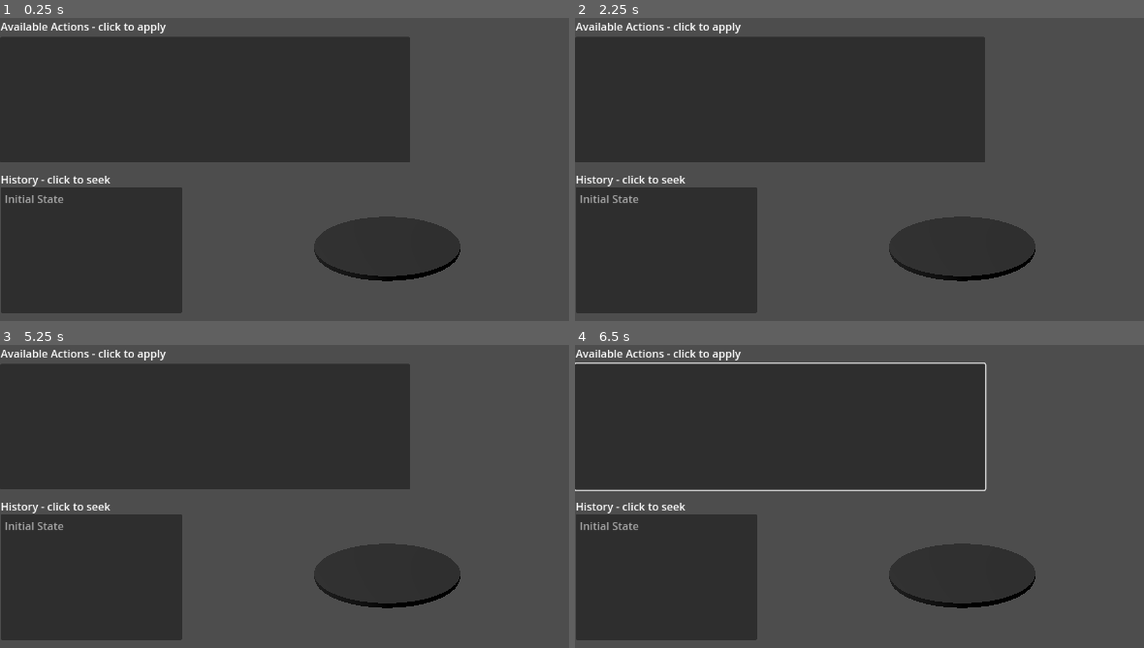
Above: before the commit, frames 1-4 (two rows, left to right).
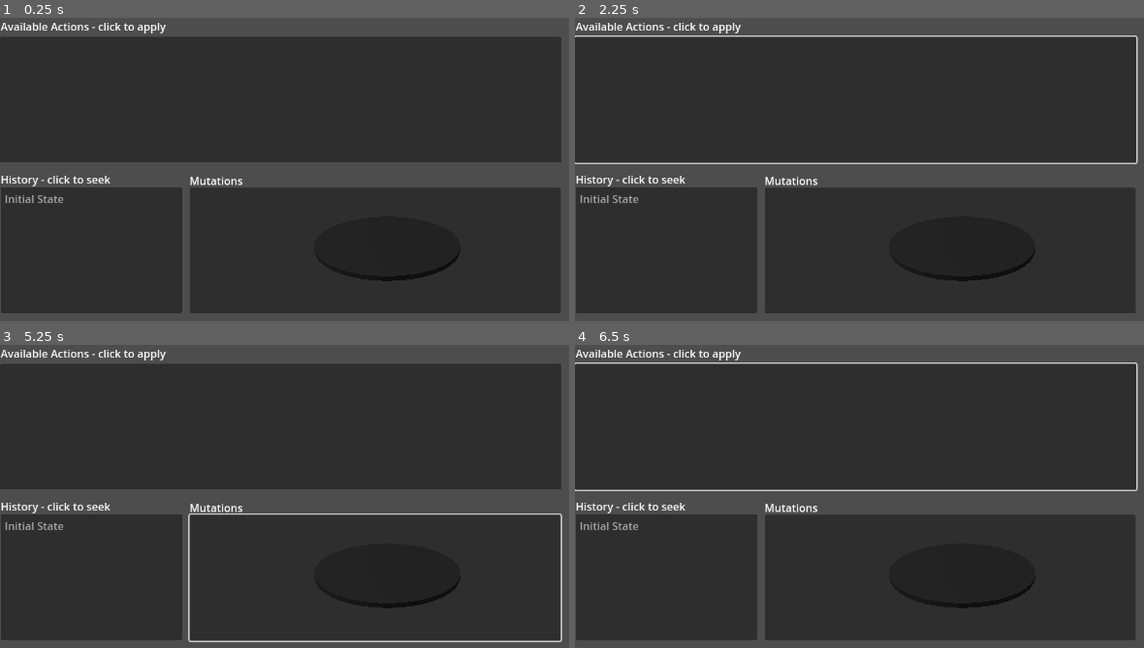
Above: after the commit, the same moments.

Repository: Shadetheartist/algomancer-godot
Game: Godot game, scene res://game.tscn
Same seed, same stepped clock (60 frames per second), same inputs: the game is played once before the commit and once after it.
Inputs (mouse positions are in pixels of both pictures, inside the frame that each line leads up to):
- Up to frame 1 (0.25 s): no input
- Up to frame 2 (2.25 s): tap Enter at 0.5, 1.25, 2 s; move the mouse to (1132, 214) at 0.52 s; click (1132, 214) at 0.67 s; move the mouse to (808, 257) at 1.27 s; click (808, 257) at 1.42 s; move the mouse to (1041, 139) at 2.02 s; click (1041, 139) at 2.17 s
- Up to frame 3 (5.25 s): tap Enter at 2.75, 3.5, 4.25 s; move the mouse to (outside the picture) at 2.77 s; click (outside the picture) at 2.92 s; move the mouse to (outside the picture) at 3.52 s; click (outside the picture) at 3.67 s; move the mouse to (153, 496) at 4.27 s; click (153, 496) at 4.42 s; move the mouse to (426, 563) at 5.02 s; click (426, 563) at 5.17 s
- Up to frame 4 (6.5 s): move the mouse to (848, 454) at 5.77 s; click (848, 454) at 5.92 s

The runs differ from the first frame. In frame 1, 34% of the frame differs, in the area x 33-99%, y 6-98%; in frame 2, 35%, in the area x 0-99%, y 5-98%; in frame 3, 34%; in frame 4, 34%.
Error before the commit: Unable to iterate on object of type 'Nil'. (res://state.gd:87)

Commit message:
updated for parity with algomancer

Diff:
--- a/deck.gd
+++ b/deck.gd
@@ -2,12 +2,12 @@
 
 
 func init(game_data, valid_actions, deck_data):
-	var num_cards = deck_data.Deck.cards.size()
+	var num_cards = deck_data.cards.size()
 	$Mesh.translate(Vector3(0, $Mesh.scale.y * num_cards, 0))
 
 	$Mesh.scale_object_local(Vector3(1, num_cards / 2, 1))
 	$NumCardsLabel.translate(Vector3(0, $Mesh.scale.y, 0))
-	$NumCardsLabel.text = str(deck_data.Deck.cards.size())
+	$NumCardsLabel.text = str(deck_data.cards.size())
 	pass
 
 # Called when the node enters the scene tree for the first time.
--- a/game.tscn
+++ b/game.tscn
@@ -30,7 +30,7 @@
 
 [node name="ActionsList" type="ItemList" parent="CanvasLayer"]
 offset_top = 28.0
-offset_right = 610.0
+offset_right = 835.0
 offset_bottom = 216.0
 mouse_force_pass_scroll_events = false
 
@@ -55,6 +55,22 @@
 offset_bottom = 27.0
 text = "Available Actions - click to apply"
 
+[node name="MutationsList" type="ItemList" parent="CanvasLayer"]
+offset_left = 282.0
+offset_top = 253.0
+offset_right = 834.0
+offset_bottom = 441.0
+mouse_force_pass_scroll_events = false
+allow_search = false
+auto_height = true
+
+[node name="Label3" type="Label" parent="CanvasLayer"]
+offset_left = 282.0
+offset_top = 231.0
+offset_right = 446.0
+offset_bottom = 257.0
+text = "Mutations"
+
 [node name="Regions" type="Node3D" parent="."]
 
 [connection signal="item_clicked" from="CanvasLayer/ActionsList" to="." method="_on_item_list_item_clicked"]
--- a/region/player/hand.gd
+++ b/region/player/hand.gd
@@ -5,9 +5,9 @@
 
 	# todo: figure out how to constrain the cards to the bounds rect, with squishing
 
-	var offset = Vector3(-hand_data.Hand.cards.size()*1.05/2 + 0.5,0,0)
+	var offset = Vector3(-hand_data.cards.size()*1.05/2 + 0.5,0,0)
 	var i = 0
-	for card_data in hand_data.Hand.cards:
+	for card_data in hand_data.cards:
 		var card_scene = load("res://card.tscn")
 		var instance = card_scene.instantiate()
 		instance.init(game_data, valid_actions, card_data)
--- a/region/step.gd
+++ b/region/step.gd
@@ -35,63 +35,47 @@
 
 func init(game_data, valid_actions, step_data):
 	off_all()
-	if step_data.has("PrecombatPhase"):
+	if step_data.phase == "PrecombatPhase":
 		$PrecombatPhase.get_active_material(0).albedo_color = Color(Color.YELLOW, 0.5)
-		if step_data.PrecombatPhase == "Untap":
+		if step_data.step == "Untap":
 			on($PrecombatPhase/UntapMarker)
-		elif step_data.PrecombatPhase == "Draw":
+		elif step_data.step == "Draw":
 			on($PrecombatPhase/DrawMarker)
-		elif step_data.PrecombatPhase == "Draft":
+		elif step_data.step == "Draft":
 			on($PrecombatPhase/DraftMarker)
-		elif step_data.PrecombatPhase == "PassPack":
+		elif step_data.step == "PassPack":
 			on($PrecombatPhase/PassPackMarker)
-		elif step_data.PrecombatPhase == "ITMana":
-			on($PrecombatPhase/ITManaMarker)
-		elif step_data.PrecombatPhase == "NITMana":
-			on($PrecombatPhase/NITManaMarker)
+		elif step_data.step == "Mana":
+			if step_data.team == "IT":
+				on($PrecombatPhase/ITManaMarker)
+			else:
+				on($PrecombatPhase/NITManaMarker)
 
-	elif step_data.has("CombatPhaseA"):
-		$CombatPhase.get_active_material(0).albedo_color = Color(Color.YELLOW, 0.5)
-		if step_data.CombatPhaseA == "ITPrepareFormation":
-			on($CombatPhase/Attack)
-		elif step_data.CombatPhaseA == "ITAttack":
-			on($CombatPhase/Attack)
-		elif step_data.CombatPhaseA == "AfterITAttackPriorityWindow":
-			on($CombatPhase/AfterAttackPriorityWindow/Rotate/Cube)
-		elif step_data.CombatPhaseA == "NITBlock":
-			on($CombatPhase/Block)
-		elif step_data.CombatPhaseA == "AfterNITBlockPriorityWindow":
-			on($CombatPhase/AfterBlockPriorityWindow/Rotate/Cube)
-		elif step_data.CombatPhaseA == "Damage":
-			on($CombatPhase/Damage)
-		elif step_data.CombatPhaseA == "AfterCombatPriorityWindow":
-			on($CombatPhase/AfterCombatPriorityWindow/Rotate/Cube)
+	elif step_data.phase == "CombatPhaseA" || step_data.phase == "CombatPhaseB":
+		var entity = $CombatPhase if step_data.phase == "CombatPhaseA" else $CombatPhase2
+		entity.get_active_material(0).albedo_color = Color(Color.YELLOW, 0.5)
+		if step_data.step == "Attack":
+			on(entity.find_child("Attack"))
+		elif step_data.step == "AfterAttackPriorityWindow":
+			on(entity.find_child("AfterAttackPriorityWindow/Rotate/Cube"))
+		elif step_data.step == "Block":
+			on(entity.find_child("Block"))
+		elif step_data.step == "AfterBlockPriorityWindow":
+			on(entity.find_child("AfterBlockPriorityWindow/Rotate/Cube"))
+		elif step_data.step == "Damage":
+			on(entity.find_child("Damage"))
+		elif step_data.step == "AfterCombatPriorityWindow":
+			on(entity.find_child("AfterCombatPriorityWindow/Rotate/Cube"))
 
-	elif step_data.has("CombatPhaseB"):
-		$CombatPhase2.get_active_material(0).albedo_color = Color(Color.YELLOW, 0.5)
-		if step_data.CombatPhaseB == "NITPrepareFormation":
-			on($CombatPhase2/Attack)
-		elif step_data.CombatPhaseB == "NITAttack":
-			on($CombatPhase2/Attack)
-		elif step_data.CombatPhaseB == "AfterNITAttackPriorityWindow":
-			on($CombatPhase2/AfterAttackPriorityWindow/Rotate/Cube)
-		elif step_data.CombatPhaseB == "ITBlock":
-			on($CombatPhase2/Block)
-		elif step_data.CombatPhaseB == "AfterITBlockPriorityWindow":
-			on($CombatPhase2/AfterBlockPriorityWindow/Rotate/Cube)
-		elif step_data.CombatPhaseB == "Damage":
-			on($CombatPhase2/Damage)
-		elif step_data.CombatPhaseB == "AfterCombatPriorityWindow":
-			on($CombatPhase2/AfterCombatPriorityWindow/Rotate/Cube)
-
-	elif step_data.has("MainPhase"):
+	elif step_data.phase == "MainPhase":
 		$MainPhase.get_active_material(0).albedo_color = Color(Color.YELLOW, 0.5)
-		if step_data.MainPhase == "Regroup":
+		if step_data.step == "Regroup":
 			on($MainPhase/Regroup)
-		elif step_data.MainPhase == "ITMain":
-			on($MainPhase/ITMain)
-		elif step_data.MainPhase == "NITMain":
-			on($MainPhase/NITMain)
+		elif step_data.step == "Main":
+			if step_data.team == "IT":
+				on($MainPhase/ITMain)
+			else:
+				on($MainPhase/NITMain)
 
 	print(step_data)
 	pass
--- a/state.gd
+++ b/state.gd
@@ -14,10 +14,10 @@
 
 func new_game():
 	var output = []
-	OS.execute(algomancer_cli_path, ['new', 'live_draft', '-f', 'wood', '-f', 'fire', '1v1'], output )
+	OS.execute(algomancer_cli_path, ['new', 'live_draft', '-f', 'wood', '-f', 'fire', '1v1'], output)
 
 	var data = JSON.parse_string(output[0])
-	history_add(data, null)
+	history_add(data, null, null)
 
 	return data
 
@@ -25,27 +25,40 @@
 	var input = JSON.stringify(game_data).replace('"', '\\"')
 	var output = []
 	OS.execute(algomancer_cli_path, ['action', 'ls', input], output)
-	return JSON.parse_string(output[0])
+	var result = JSON.parse_string(output[0])
+
+	return result
 
 func apply_action(action):
 	var input_state = JSON.stringify(game_data).replace('"', '\\"')
 	var input_action = JSON.stringify(action).replace('"', '\\"')
 	var output = []
-	OS.execute(algomancer_cli_path, ['action', 'apply', input_state, input_action], output)
+	OS.execute(algomancer_cli_path, ['action', 'apply', '-m', input_state, input_action], output)
 
 	var data = JSON.parse_string(output[0])
-	history_add(data, action)
+	var mutations = data.mutations
+	history_add(data.game, action, mutations)
 
-	return data
+	return data.game
 
 
-func history_add(game_data, applied_action):
-	history.append({'state': game_data, 'action': applied_action})
+func history_add(game_data, applied_action, mutations):
+	history.append({'state': game_data, 'action': applied_action, 'mutations': mutations})
 	history_list_render()
 
+func mutations_list_render():
+	var step = history[current_step]
+	if step.mutations != null:
+		step.mutations.reverse()
+		for mutation in step.mutations:
+			$CanvasLayer/MutationsList.add_item(mutation.type + ': ' + JSON.stringify(mutation))
+			pass
+		step.mutations.reverse()
 
 func history_list_render():
 	$CanvasLayer/HistoryList.clear()
+	$CanvasLayer/MutationsList.clear()
+
 	history.reverse()
 
 	for step in history:
@@ -79,15 +92,21 @@
 
 func reset():
 	$CanvasLayer/ActionsList.clear()
+	$CanvasLayer/MutationsList.clear()
 	remove_all_children($CommonDeckParent)
 	remove_all_children($Regions)
 
 
 func init():
-	for action in valid_actions:
-		$CanvasLayer/ActionsList.add_item(str(action))
+	if valid_actions:
+		for action in valid_actions:
+			$CanvasLayer/ActionsList.add_item(str(action))
 
 	history_list_render()
+	mutations_list_render()
+
+	if game_data == null:
+		return
 
 	var i = 0
 	var side_len = 1.75 # size of player space
